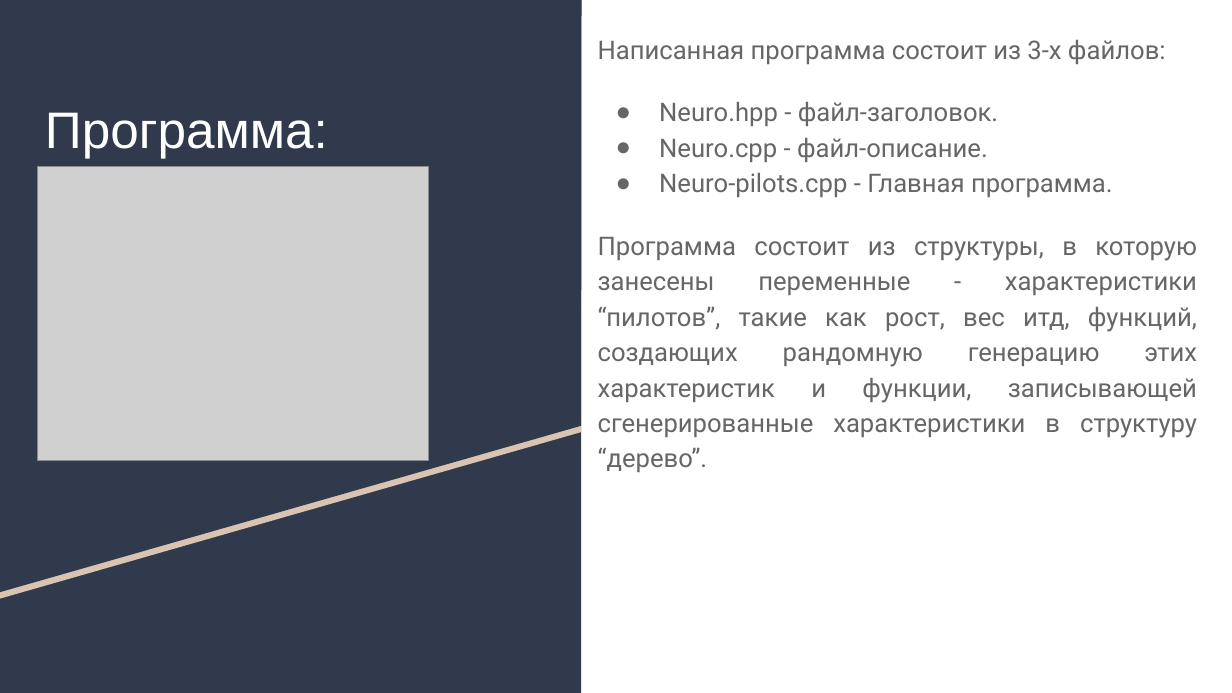
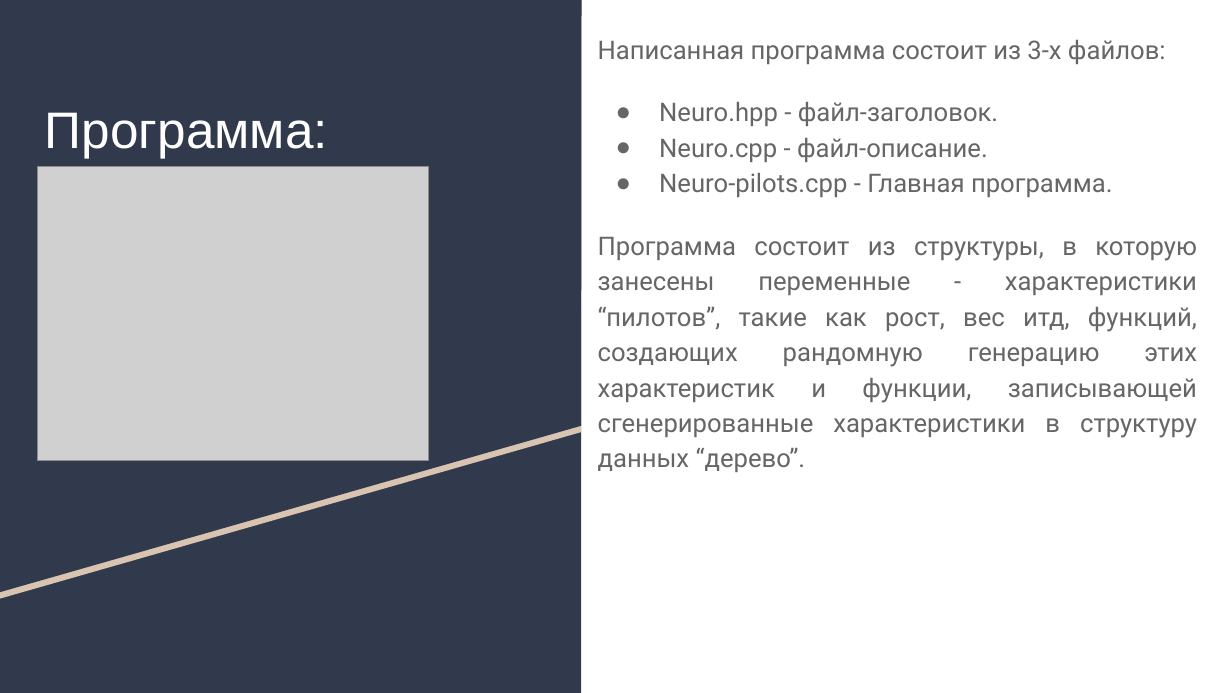
Before and after one commit to AlexanderUzunyan/TestProject, a slide deck: slide 8 of neuro/doc/TMVA.odp (slide 6 before the commit). Drawn at 1232x693 pixels with LibreOffice and Linux fonts; fonts in the diff are those of the drawing; grey boxes stand for pictures. Boxes give left, top, right and bottom in pixels: in the first picture for what was removed or moved away, otherwise in the second. Text is boxed around its words. In the diff, an @@ line names an element or a change of style, - is before the commit and + after.

```diff
--- a/neuro/doc/TMVA.odp
+++ b/neuro/doc/TMVA.odp
@@ text at [598,237,1197,472]: text changed @@
-Программа состоит из структуры, в которую занесены переменные - характеристики “пилотов”, такие как рост, вес итд, функций, создающих рандомную генерацию этих характеристик и функции, записывающей сгенерированные характеристики в структуру “дерево”.
+Программа состоит из структуры, в которую занесены переменные - характеристики “пилотов”, такие как рост, вес итд, функций, создающих рандомную генерацию этих характеристик и функции, записывающей сгенерированные характеристики в структуру данных “дерево”.
```
Also in this commit, not shown: 4 other slides changed, 5 slides added, 4 slides removed, 1 other file.
